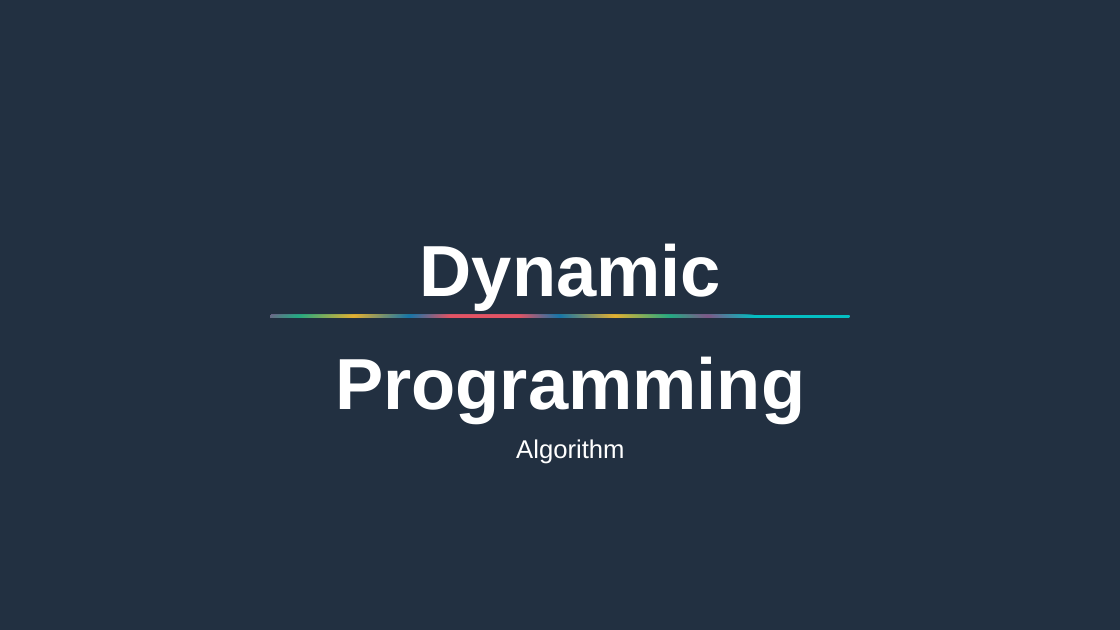
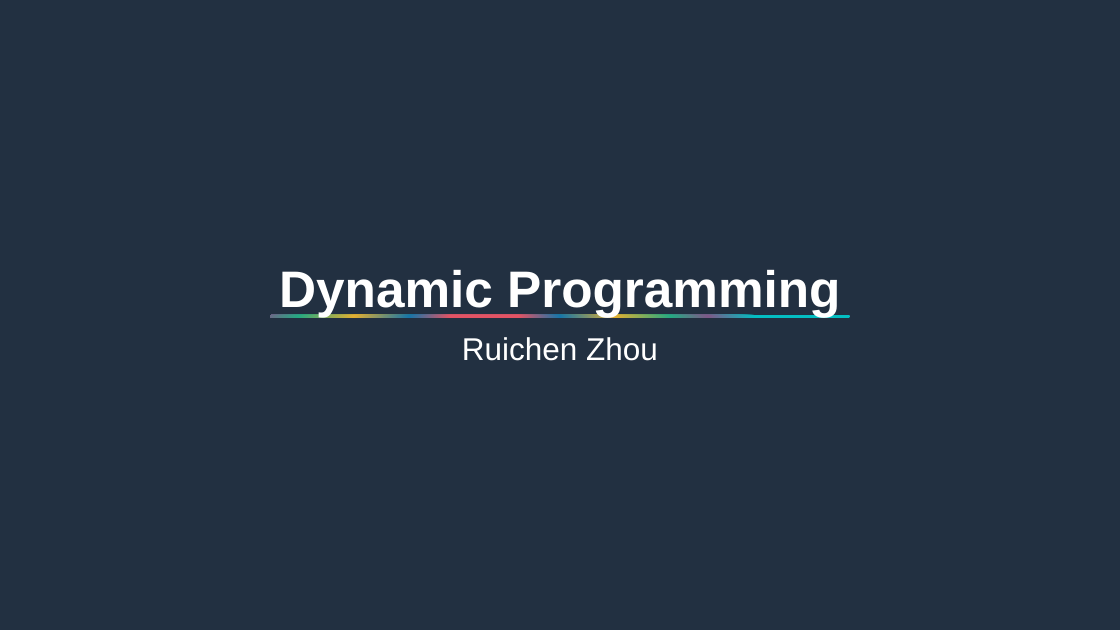
Before and after one commit to Perilous7/AscendingAlgorithm, a slide deck: slide 1 of Dynamic Programming [Autosaved].pptx. Drawn at 1120x630 pixels with LibreOffice and Linux fonts; fonts in the diff are those of the drawing; background and template pictures are left out. Boxes give left, top, right and bottom in pixels: in the first picture for what was removed or moved away, otherwise in the second. Text is boxed around its words. In the diff, an @@ line names an element or a change of style, - is before the commit and + after.

```diff
--- a/Dynamic Programming [Autosaved].pptx
+++ b/Dynamic Programming [Autosaved].pptx
@@ text "Dynamic Programming": place and size @@
-text "Dynamic Programming" at [335,243,805,464]
+text "Dynamic Programming" at [279,269,840,361]
@@ text at [279,269,840,317]: size 124 to 88 pt in "Dynamic Programming" @@
@@ text at [462,337,658,361]: text changed; size 44 to 54 pt @@
-Algorithm
+Ruichen Zhou
```
Also in this commit, not shown: 13 other slides changed, 6 other files.
